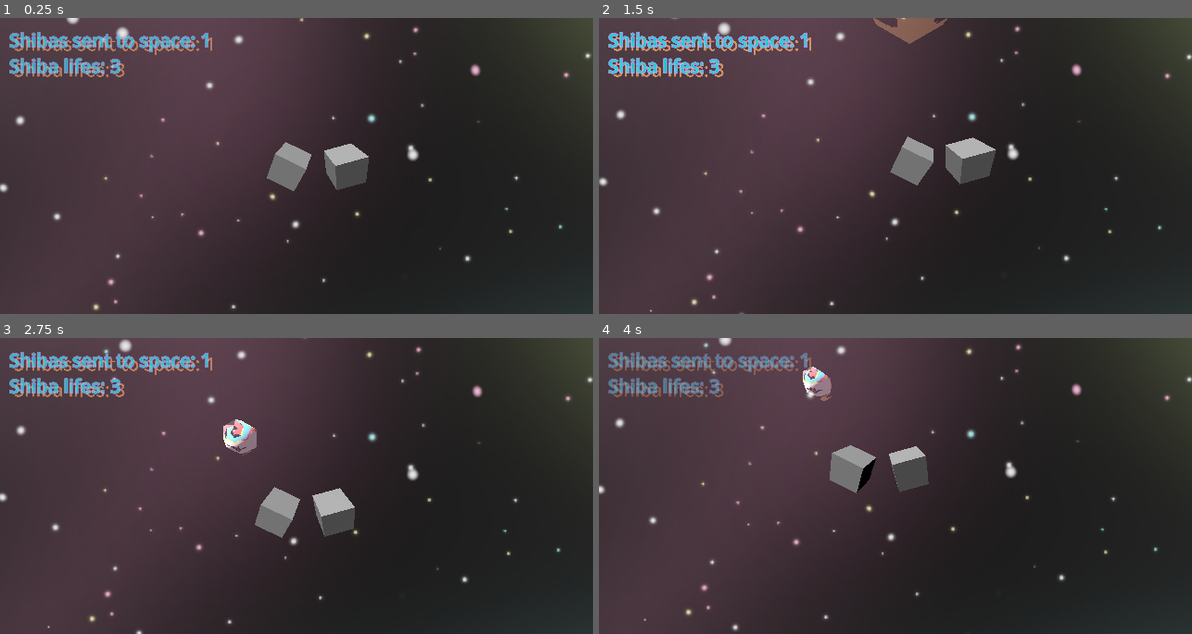
Above: before the commit, frames 1-4 (two rows, left to right).
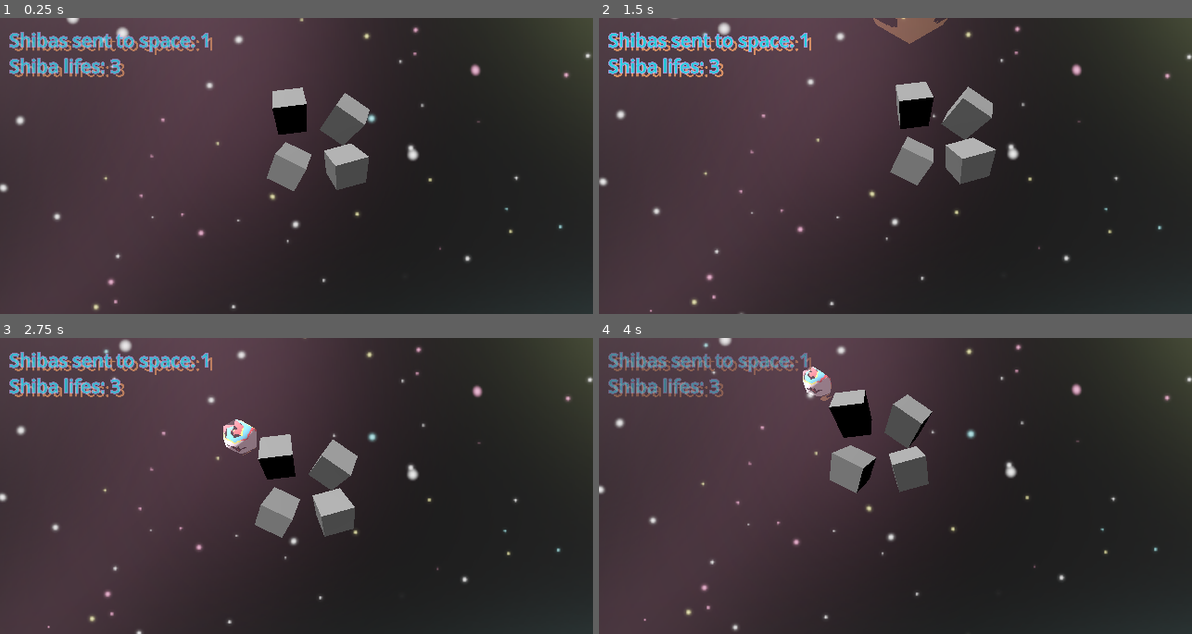
Above: after the commit, the same moments.

Repository: n0o0b090lv/shaball
Game: Godot game, scene res://scenes/main_game.tscn
The game is run twice, just before and just after one commit, with the same random seed, the same clock (stepped at 60 frames per second) and the same inputs.
Inputs (mouse positions are in pixels of both pictures, inside the frame that each line leads up to):
- Up to frame 1 (0.25 s): no input
- Up to frame 2 (1.5 s): tap Enter at 0.5 s; move the mouse to (1025, 151) at 0.52 s; click (1025, 151) at 0.67 s; move the mouse to (776, 180) at 1.27 s; click (776, 180) at 1.42 s
- Up to frame 3 (2.75 s): move the mouse to (355, 420) at 2.02 s; click (355, 420) at 2.17 s
- Up to frame 4 (4 s): move the mouse to (865, 545) at 2.77 s; click (865, 545) at 2.92 s; move the mouse to (1073, 530) at 3.52 s; click (1073, 530) at 3.67 s

The runs differ from the first frame. In frame 1, 1.6% of the frame differs, in the area x 45-63%, y 23-44%; in frame 2, 1.7%; in frame 3, 1.6%; in frame 4, 1.8%, in the area x 38-57%, y 17-38%.

Commit message:
Added cubes
2 more to count still working till i get 8 cubes

Diff:
--- a/scenes/main_game.tscn
+++ b/scenes/main_game.tscn
@@ -118,4 +118,12 @@
 transform = Transform3D(0.96403515, -0.14827313, -0.2205705, 0, 0.8299149, -0.55789, 0.26577485, 0.5378256, 0.8000672, 1.625472, 4.2384777, 0)
 mesh = SubResource("BoxMesh_ygxny")
 
+[node name="MeshInstance3D4" type="MeshInstance3D" parent="."]
+transform = Transform3D(-0.8239383, -0.31614476, -0.47029573, 0, 0.8299149, -0.55789, 0.5666794, -0.459667, -0.68379873, 1.6152949, 4.2384777, 1.5682502)
+mesh = SubResource("BoxMesh_ygxny")
+
+[node name="MeshInstance3D5" type="MeshInstance3D" parent="."]
+transform = Transform3D(-0.99273425, 0.06712952, 0.09986158, 7.920708e-09, 0.8299148, -0.55788994, -0.12032749, -0.55383646, -0.823885, -0.21651936, 4.2384777, 1.842082)
+mesh = SubResource("BoxMesh_ygxny")
+
 [connection signal="body_entered" from="Area3D" to="Area3D" method="_on_body_entered"]
